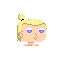
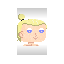
Comparing the layer stacks of the two 64x64 images. Changes:
added layer "Layer 6" (20%) above "Layer 5" over [17, 8, 47, 55]
added layer "Layer 5" above "Layer 2" over [17, 8, 47, 55]
